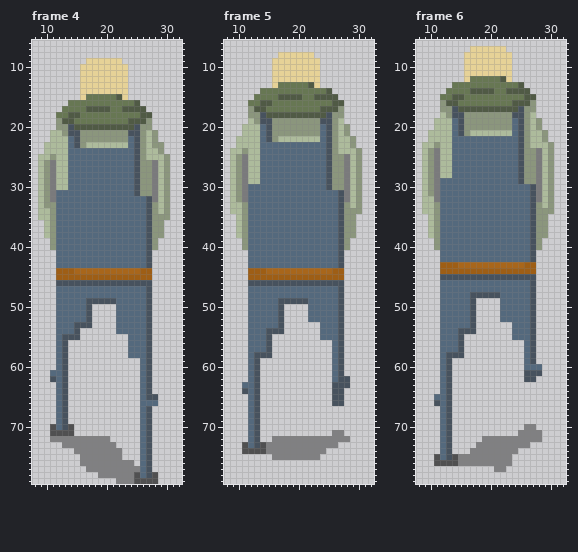
Edited in one commit: pixel-art file (game/images/animations/GardenerSuitWalkingUp.ase). This is how it looked before the edit.
40x80 pixels, 6 frames. Shown: frame 4: x 8..32, y 6..79; frame 5: x 8..32, y 6..79; frame 6: x 8..32, y 6..79. The commit also changed other frames, which this record leaves out.
The same view after the edit:
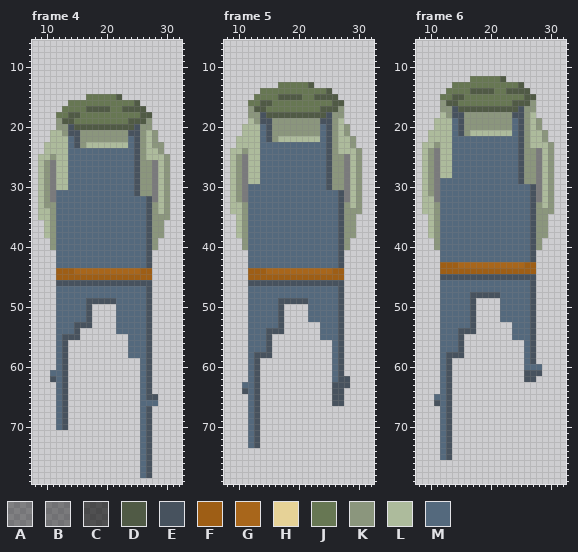
Palette (. is transparent): A #00000060  B #00000067  C #0000009c  D #505a45  E #47525e  F #9e5e15  G #a8661b  H #e6d297  J #677753  K #8b967d  L #adbb9c  M #54697d
Difference:
layer "Layer 2" removed
Frame 4, layer "Layer 1":
The edit erases colour A in row 72 at x 11 to 20; in row 73 at x 13 to 21; in row 74 at x 15 to 22; in row 75 at x 16 to 22; in row 76 at x 16 to 24; in row 77 at x 17 to 25.
The edit erases colour A in row 78 at x 19 to 24; in row 79 at x 22 to 24.
The edit erases colour C in row 70 at x 11 and 14; in row 71 at x 11 to 14; in row 78 at x 25 and 28; in row 79 at x 25 to 28.
The edit erases colour H in row 9 at x 17 to 22; in rows 10 to 14 at x 16 to 23; in row 15 at x 16 and 23.
Frame 5, layer "Layer 1":
The edit erases colour A in row 71 at x 26 to 27; in row 72 at x 16 to 28; in row 73 at x 15 to 26; in row 74 at x 15 to 24; in row 75 at x 16 to 23.
The edit erases colour C in row 73 at x 11 and 14; in row 74 at x 11 to 14.
The edit erases colour H in row 8 at x 17 to 22; in rows 9 to 12 at x 16 to 23; in row 13 at x 16 and 23.
Frame 6, layer "Layer 1":
The edit erases colour A in row 70 at x 26 to 27; in row 71 at x 25 to 28; in row 72 at x 19 to 28; in row 73 at x 18 to 26; in row 74 at x 17 to 24; in rows 75 to 76 at x 15 to 23.
The edit erases colour A in row 77 at x 21 to 22.
The edit erases colour C in row 75 at x 11 and 14; in row 76 at x 11 to 14.
The edit erases colour H in row 7 at x 17 to 22; in rows 8 to 11 at x 16 to 23; in row 12 at x 16 and 23.
Where, in picture pixels (left, top, right, bottom), the same in both pictures:
erased: (80, 58, 128, 100)
erased: (50, 424, 158, 484)
erased: (272, 52, 320, 88)
erased: (242, 430, 350, 460)
erased: (464, 46, 512, 82)
erased: (434, 424, 542, 472)
